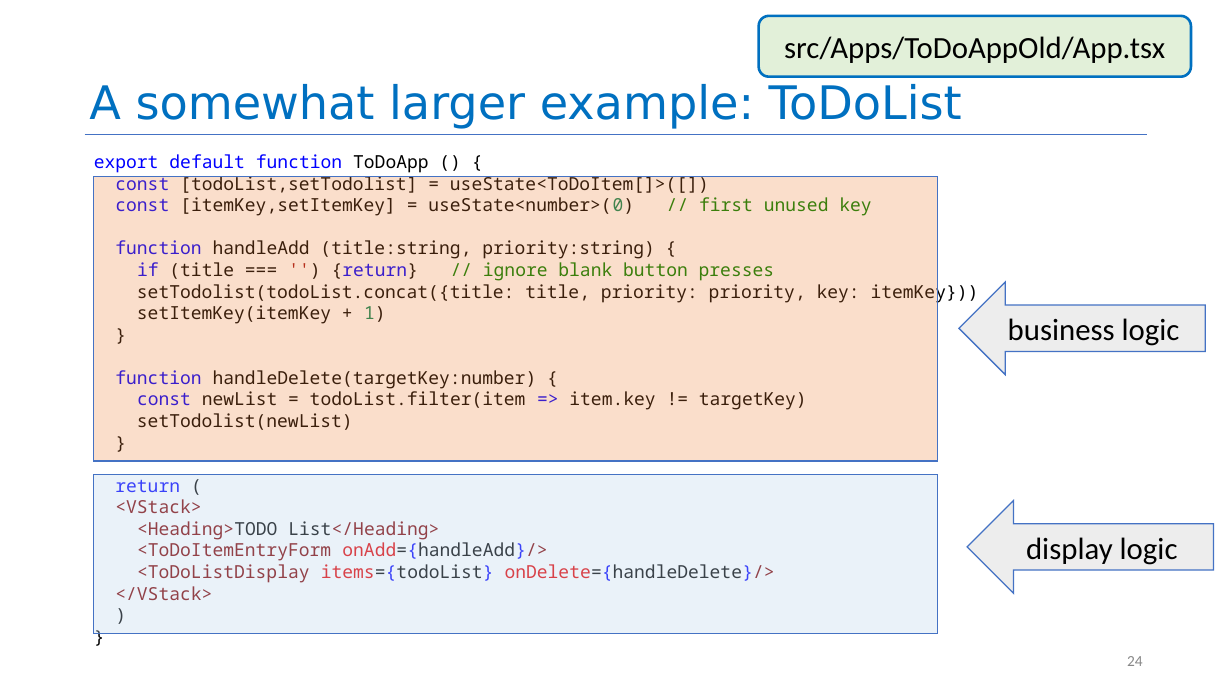
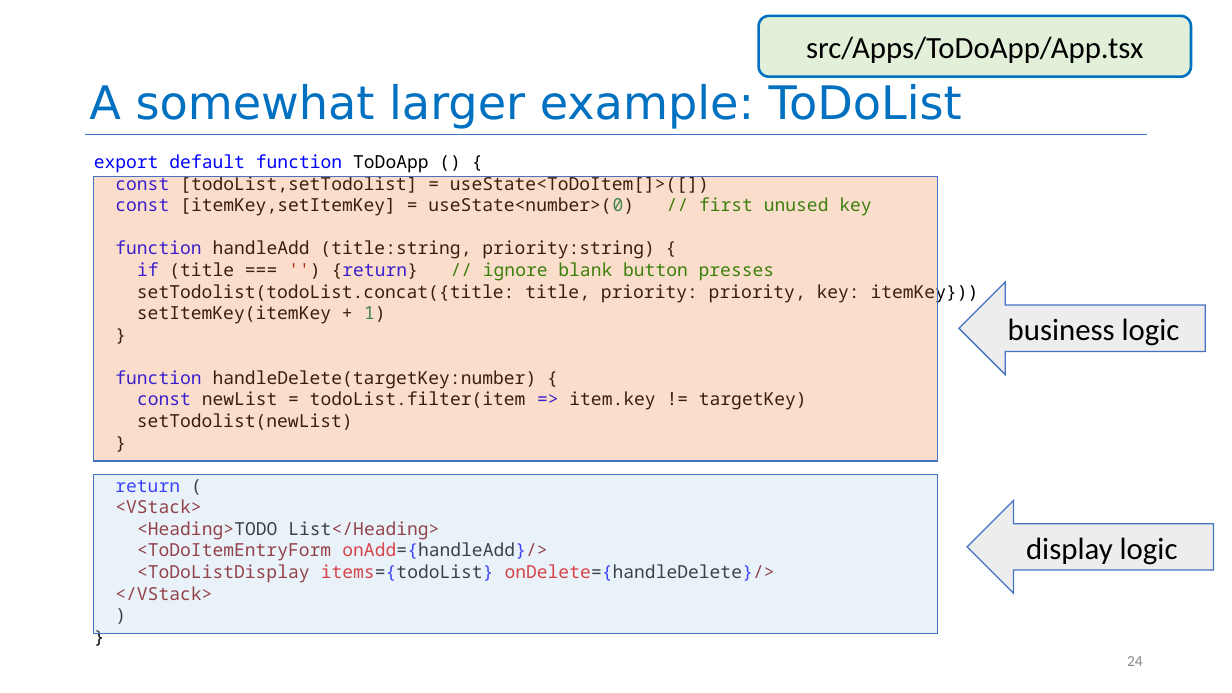
Before and after one commit to neu-se/CS4530-Spring-2025, a slide deck: slide 24 of Slides/Module 09 React Hooks.pptx. Drawn at 1232x693 pixels with LibreOffice and Linux fonts; fonts in the diff are those of the drawing. Boxes give left, top, right and bottom in pixels: in the first picture for what was removed or moved away, otherwise in the second. Text is boxed around its words. In the diff, an @@ line names an element or a change of style, - is before the commit and + after.

```diff
--- a/Slides/Module 09 React Hooks.pptx
+++ b/Slides/Module 09 React Hooks.pptx
@@ text in rounded rectangle at [806, 36, 1143, 63]: text changed @@
-src/Apps/ToDoAppOld/App.tsx
+src/Apps/ToDoApp/App.tsx
```
Also in this commit, not shown: 8 other slides changed, 2 other files.
